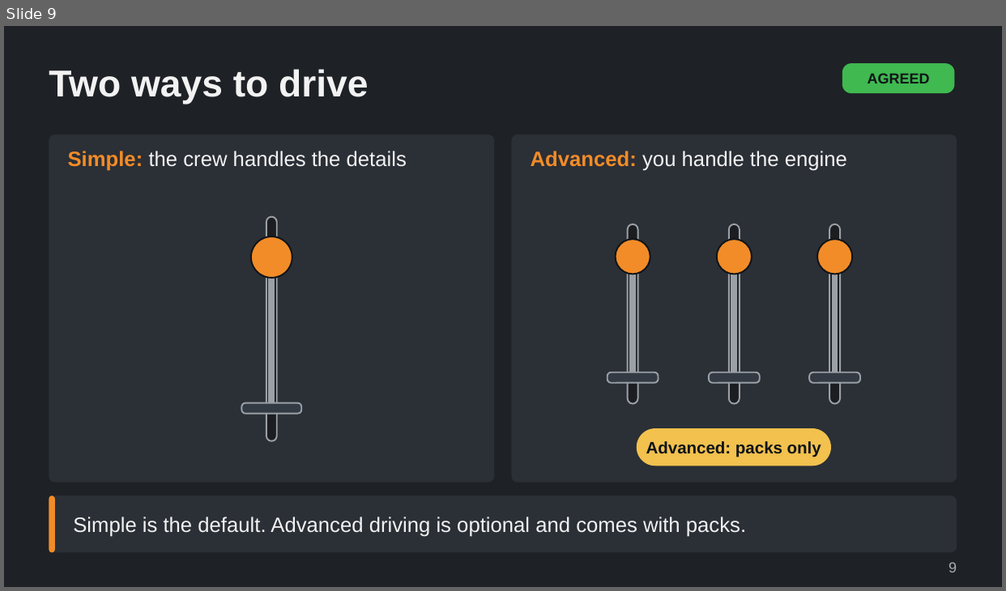
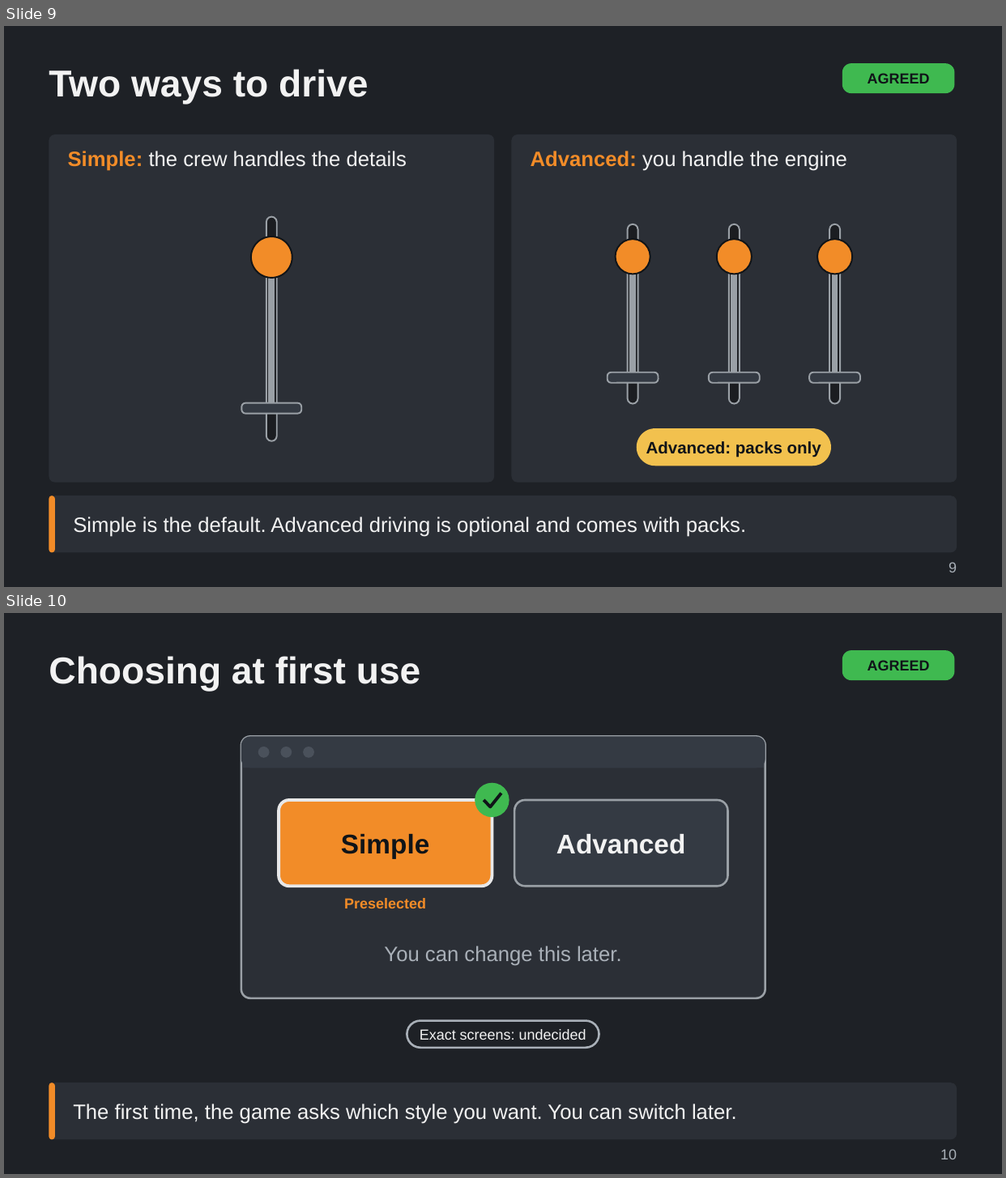
Before and after one commit to Tarenkookoo/Satisfactory---Early-Locomotion, a slide deck: Reporting/Claude Presents/Deck8_AfterLaunch_LateSteam/After_Launch_Late_Steam_Driving_and_Prestige_Explained.pptx. Shown one above the other, each under a label of ours: slide 9 before the commit, slides 9 and 10 after it. The pictures are 1006x591 and 1006x1178 pixels, drawn with LibreOffice and Linux fonts; fonts in the diff are those of the drawing. Boxes give left, top, right and bottom in pixels: in the first picture for what was removed or moved away, otherwise in the second. Text is boxed around its words. In the diff, an @@ line names an element or a change of style, - is before the commit and + after.

```diff
--- a/Reporting/Claude Presents/Deck8_AfterLaunch_LateSteam/After_Launch_Late_Steam_Driving_and_Prestige_Explained.pptx
+++ b/Reporting/Claude Presents/Deck8_AfterLaunch_LateSteam/After_Launch_Late_Steam_Driving_and_Prestige_Explained.pptx
@@ slide 10 added at [4, 613, 1002, 1174], background #1E2126 @@
@@ title added at [49, 656, 421, 692], 36 pt, text #F2F2F2, bold @@
+Choosing at first use
@@ rounded rectangle added at [842, 650, 955, 680], fill #3FB950, 14 pt, text #101418, bold @@
+AGREED
@@ group added at [241, 736, 765, 999]: 4 rounded rectangles, 4 ellipses, 2 texts, 1 rectangle, 1 freeform shape @@
+Simple
+Advanced
+Preselected
+You can change this later.
@@ rounded rectangle added at [407, 1021, 599, 1048], outline #A9B0B8 2 pt, 14 pt, text #F2F2F2 @@
+Exact screens: undecided
@@ rounded rectangle added at [49, 1083, 957, 1140], fill #2B2F36, 20 pt, text #F2F2F2 @@
+The first time, the game asks which style you want. You can switch later.
@@ rounded rectangle added at [49, 1083, 55, 1140], fill #F28C28 @@
@@ text added at [940, 1149, 957, 1160], 14 pt, text #A9B0B8 @@
+10
```
Also in this commit, not shown: 7 other slides added, 2 other files.
